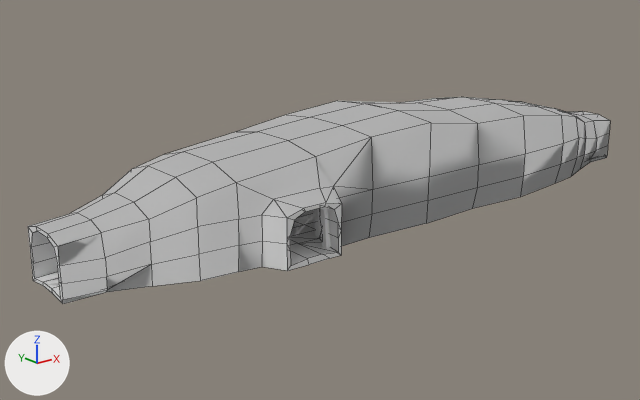
The COLLADA model art/Packs/props/GoldMine/svgoldmine03.dae as it was, and as the next commit left it.
Camera for both pictures: a 50 mm lens placed at (-150.4, -163.1, 70.9), pointed at (-13.9, 7.5, 2.7). The lights are fixed; the arrows at lower left show +X, +Y and +Z. Mesh edges are drawn as thin lines on the coarser meshes. Materials are left out; every surface is plain grey. Vertices at the same position are counted once.

The scene before the commit, as lines of its bpy script (objects in view):
```python
me_cube2265_sep107_0 = bpy.data.meshes.new('cube2265_sep107-0')
me_cube2265_sep107_0.from_pydata(...)  # 530 vertices, 600 faces; spans x -90.0..90.0, y -21.0..22.0, z 0.0..26.0
# faces by material slot: [314, 29, 10, 70, 17, 160]
me_cube2265_sep107_0.materials.append(mat_cave01)
me_cube2265_sep107_0.materials.append(mat_cave05)
me_cube2265_sep107_0.materials.append(mat_cave05a)
me_cube2265_sep107_0.materials.append(mat_cave06)
me_cube2265_sep107_0.materials.append(mat_cave07a)
me_cube2265_sep107_0.materials.append(mat_grey)
ob_cube2265_sep107_0 = bpy.data.objects.new('cube2265_sep107-0', me_cube2265_sep107_0)
ob_cube2265_sep107_0.location = (0.0, 0.0, 0.0)
```
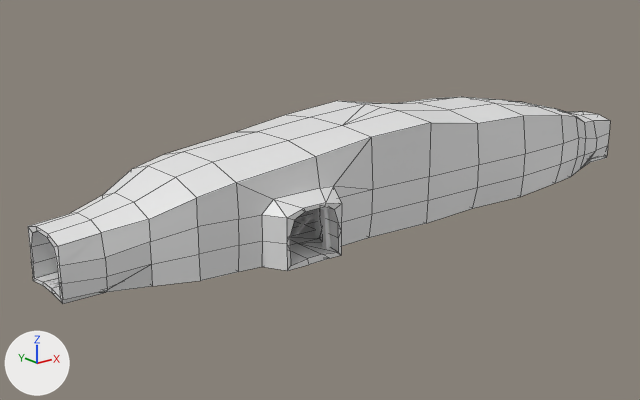
Where the change shows, as pixel boxes (x1, y1, x2, y2) in the pictures (640 x 400 px):
part 1 of me_cube2265_sep107_0, built on: (31, 103, 595, 303) in both

The change in detail:
me_cube2265_sep107_0 is used by ob_cube2265_sep107_0; location (0.0, 0.0, 0.0).
me_cube2265_sep107_0 had 530 vertices, 600 faces and spanned x -90.0..90.0, y -21.0..22.0, z 0.0..26.0.
me_cube2265_sep107_0 now has 536 vertices, 650 faces and spans x -90.0..90.0, y -21.0..22.0, z 0.0..26.0.
Part 1, on me_cube2265_sep107_0:
12 faces are deleted.
6 vertices are added at (51.0, 16.0, 0.0), (0.0, -10.0, 0.0), (0.0, -3.0, 0.0), (0.0, 3.0, 0.0), (0.0, 10.0, 0.0), (-39.0, -16.0, 0.0).
62 new faces join them.
